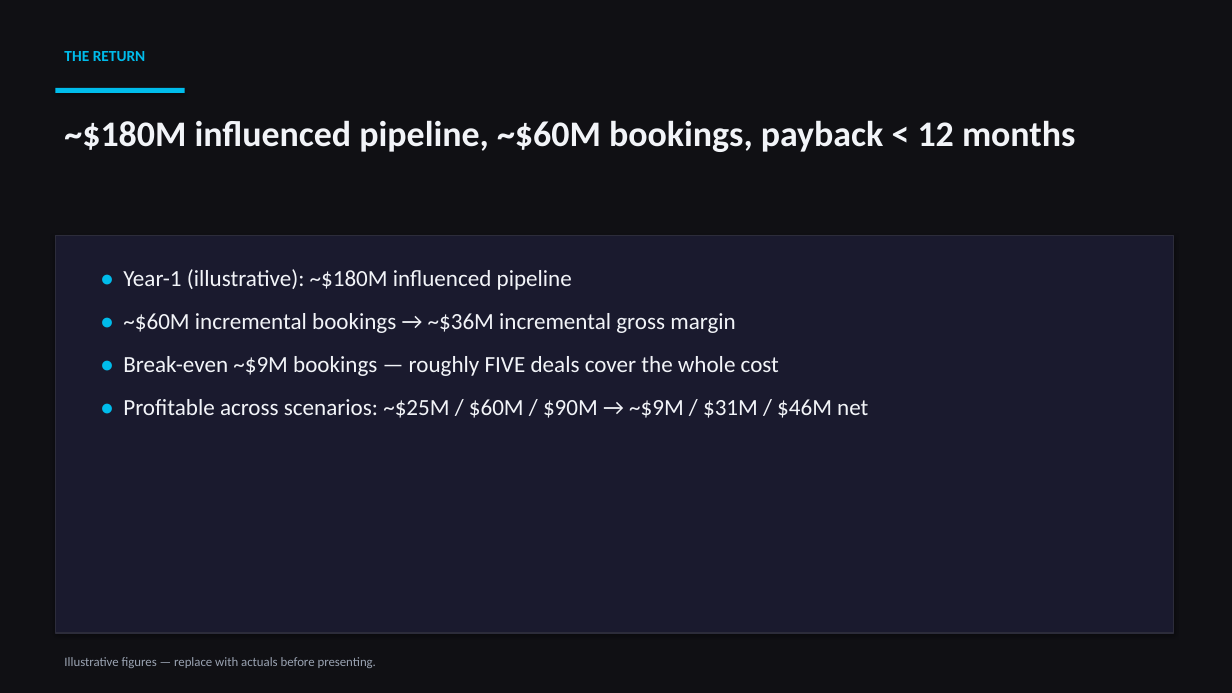
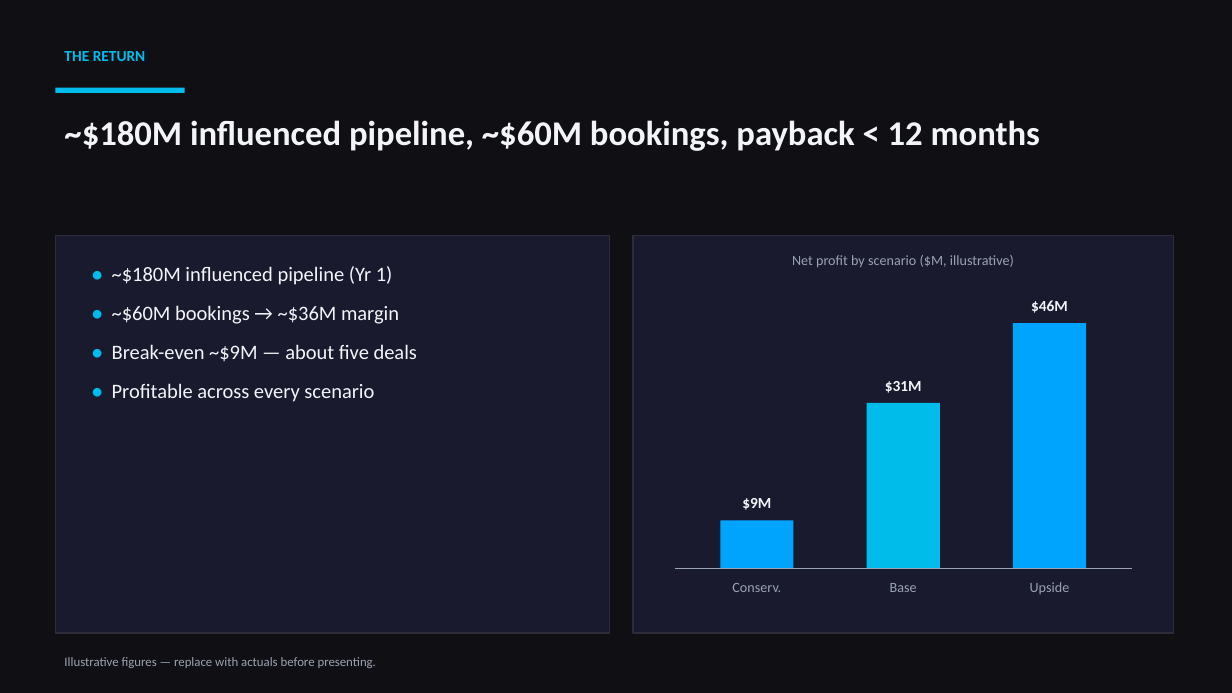
Before and after one commit to rcasey1978/FieldCTO_TacticalSelling, a slide deck: slide 10 of Field-CTO-XArch-Business-Case.pptx. Drawn at 1232x693 pixels with LibreOffice and Linux fonts; fonts in the diff are those of the drawing. Boxes give left, top, right and bottom in pixels: in the first picture for what was removed or moved away, otherwise in the second. Text is boxed around its words. In the diff, an @@ line names an element or a change of style, - is before the commit and + after.

```diff
--- a/Field-CTO-XArch-Business-Case.pptx
+++ b/Field-CTO-XArch-Business-Case.pptx
@@ text "~$180M influenced pipeline, ~$60M bookings, ..." at [64,120,1040,151]: size 28 to 27 pt @@
@@ rectangle: place and size @@
-rectangle at [55,236,1174,633]
+rectangle at [55,236,610,633]
@@ rectangle at [55,236,610,633]: shadow off @@
@@ rectangle added at [633,236,1174,633], fill #1A1A2E, outline #2C2C3A 1 pt @@
@@ text at [112,266,417,402]: text changed; size 18 to 16 pt @@
-• Year-1 (illustrative): ~$180M influenced pipeline
-• ~$60M incremental bookings → ~$36M incremental gross margin
-• Break-even ~$9M bookings — roughly FIVE deals cover the whole cost
-• Profitable across scenarios: ~$25M / $60M / $90M → ~$9M / $31M / $46M net
+• ~$180M influenced pipeline (Yr 1)
+• ~$60M bookings → ~$36M margin
+• Break-even ~$9M — about five deals
+• Profitable across every scenario
@@ text added at [792,255,1014,267], 11 pt, text #9AA3B2 @@
+Net profit by scenario ($M, illustrative)
@@ rectangle added at [1013,323,1086,568], fill #00A4FD @@
@@ text added at [1031,300,1068,313], 12 pt, text #F2F4F8, bold @@
+$46M
@@ text added at [885,381,922,393], 12 pt, text #F2F4F8, bold @@
+$31M
@@ rectangle added at [867,403,940,568], fill #00BCEB @@
@@ text added at [742,498,771,510], 12 pt, text #F2F4F8, bold @@
+$9M
@@ rectangle added at [721,520,794,568], fill #00A4FD @@
@@ line added from (675, 568) to (1132, 568), #9AA3B2 1 pt @@
@@ text added at [732,583,781,592], 11 pt, text #9AA3B2 @@
+Conserv.
@@ text added at [890,583,917,592], 11 pt, text #9AA3B2 @@
+Base
@@ text added at [1030,582,1070,594], 11 pt, text #9AA3B2 @@
+Upside
```
Also in this commit, not shown: 20 other slides changed, 2 other files.
